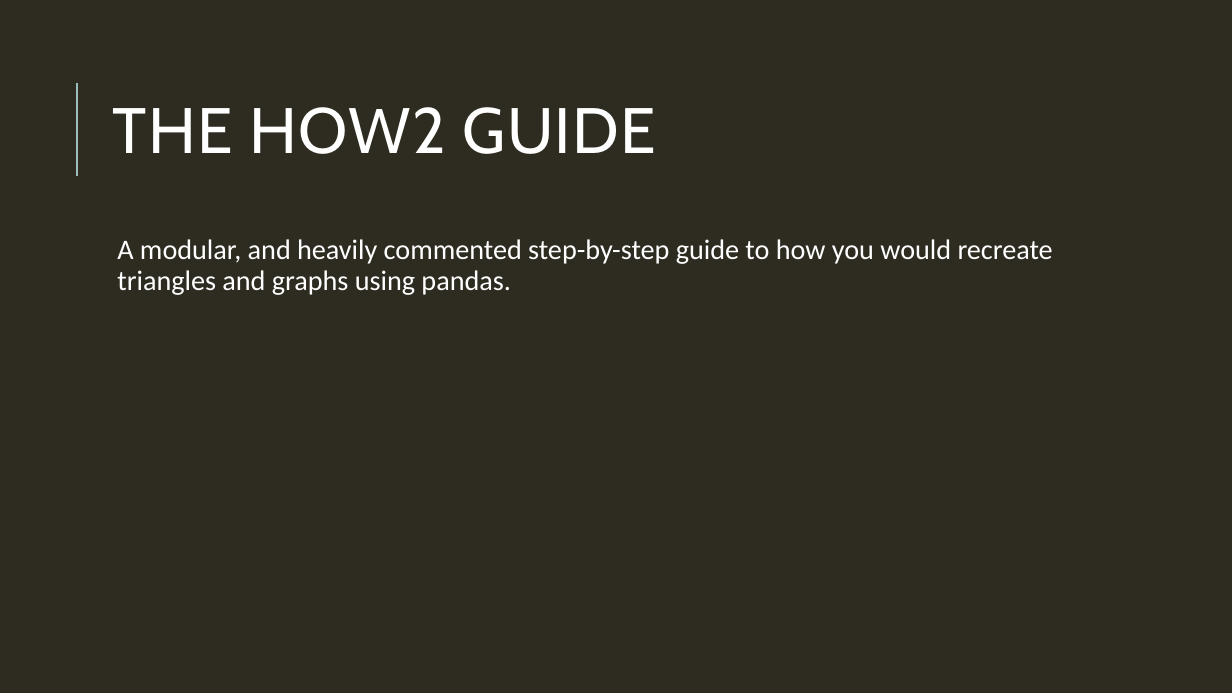
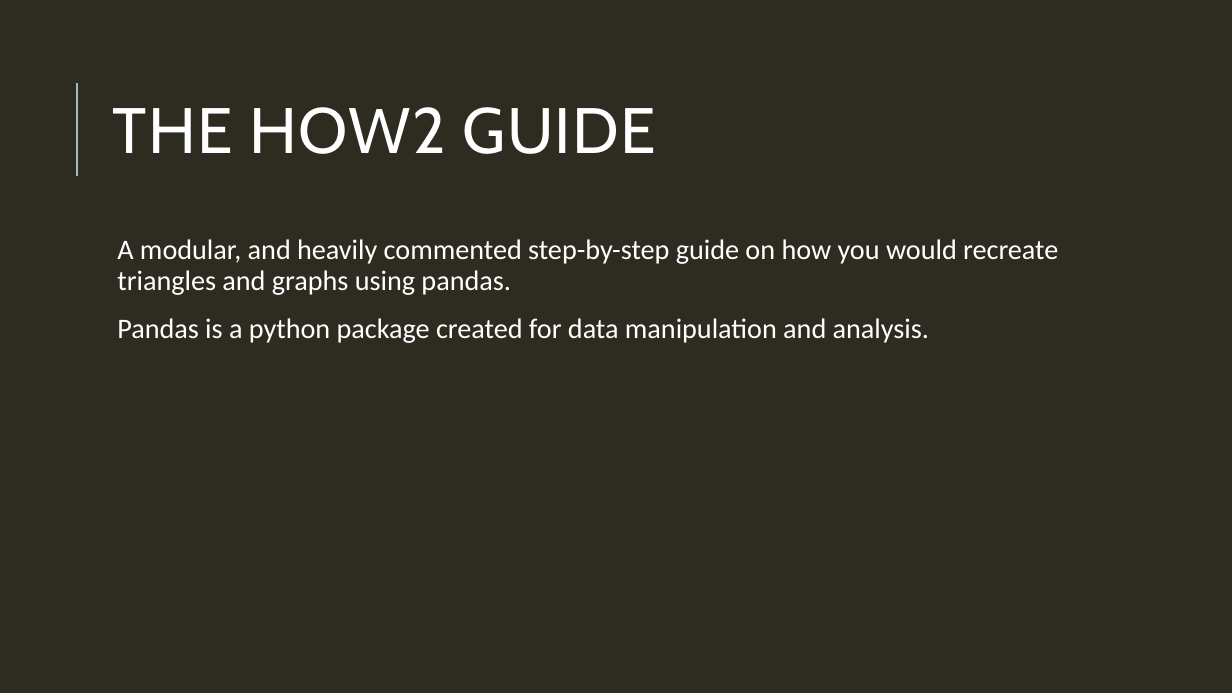
Before and after one commit to fk20268/How2, a slide deck: slide 9 of HOW2_presentation.pptx (slide 8 before the commit). Drawn at 1232x693 pixels with LibreOffice and Linux fonts; fonts in the diff are those of the drawing. Boxes give left, top, right and bottom in pixels: in the first picture for what was removed or moved away, otherwise in the second. Text is boxed around its words. In the diff, an @@ line names an element or a change of style, - is before the commit and + after.

```diff
--- a/HOW2_presentation.pptx
+++ b/HOW2_presentation.pptx
@@ text at bbox=[117, 239, 1058, 343]: text changed @@
-  A modular, and heavily commented step-by-step guide to how you would recreate triangles and graphs using pandas.
+  A modular, and heavily commented step-by-step guide on how you would recreate triangles and graphs using pandas.
+  Pandas is a python package created for data manipulation and analysis.
```
Also in this commit, not shown: 4 other slides changed, 6 slides added, 2 other files.
